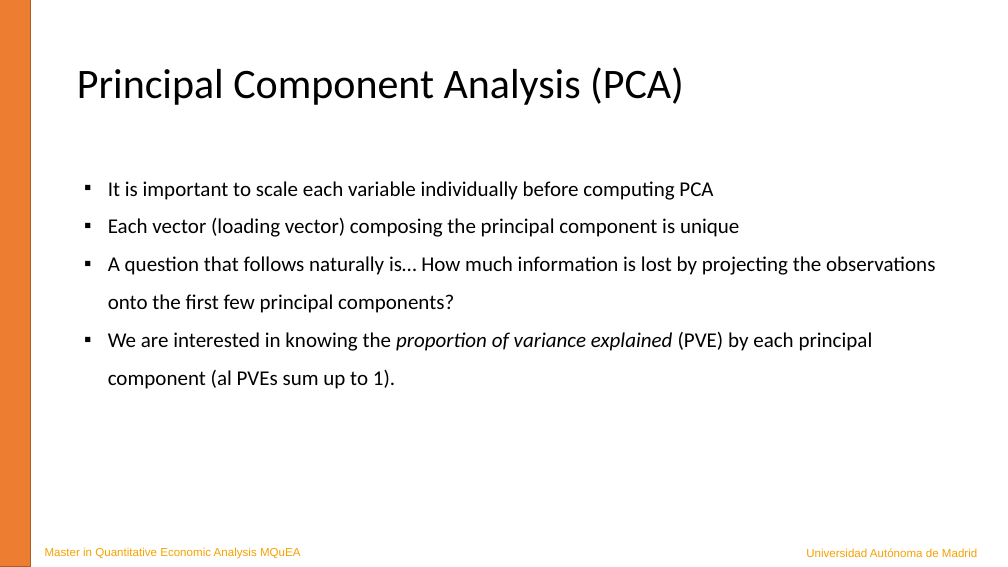
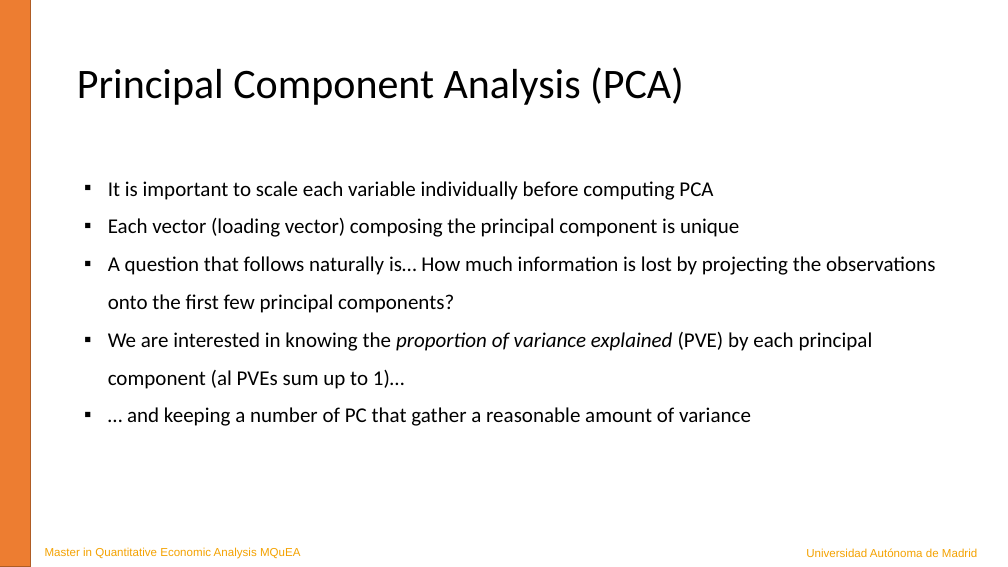
Before and after one commit to JavierBas/IMLEF-MQuEA, a slide deck: slide 14 of Course content/Slides/Topic 7 - Dimensionality reduction.pptx (slide 15 before the commit). Drawn at 1008x567 pixels with LibreOffice and Linux fonts; fonts in the diff are those of the drawing. Boxes give left, top, right and bottom in pixels: in the first picture for what was removed or moved away, otherwise in the second. Text is boxed around its words. In the diff, an @@ line names an element or a change of style, - is before the commit and + after.

```diff
--- a/Course content/Slides/Topic 7 - Dimensionality reduction.pptx
+++ b/Course content/Slides/Topic 7 - Dimensionality reduction.pptx
@@ text at [108, 332, 873, 426]: text changed @@
-▪ We are interested in knowing the proportion of variance explained (PVE) by each principal component (al PVEs sum up to 1).
+▪ We are interested in knowing the proportion of variance explained (PVE) by each principal component (al PVEs sum up to 1)…
+▪ … and keeping a number of PC that gather a reasonable amount of variance
```
Also in this commit, not shown: 4 other slides changed, 1 slide removed, 2 other files.
